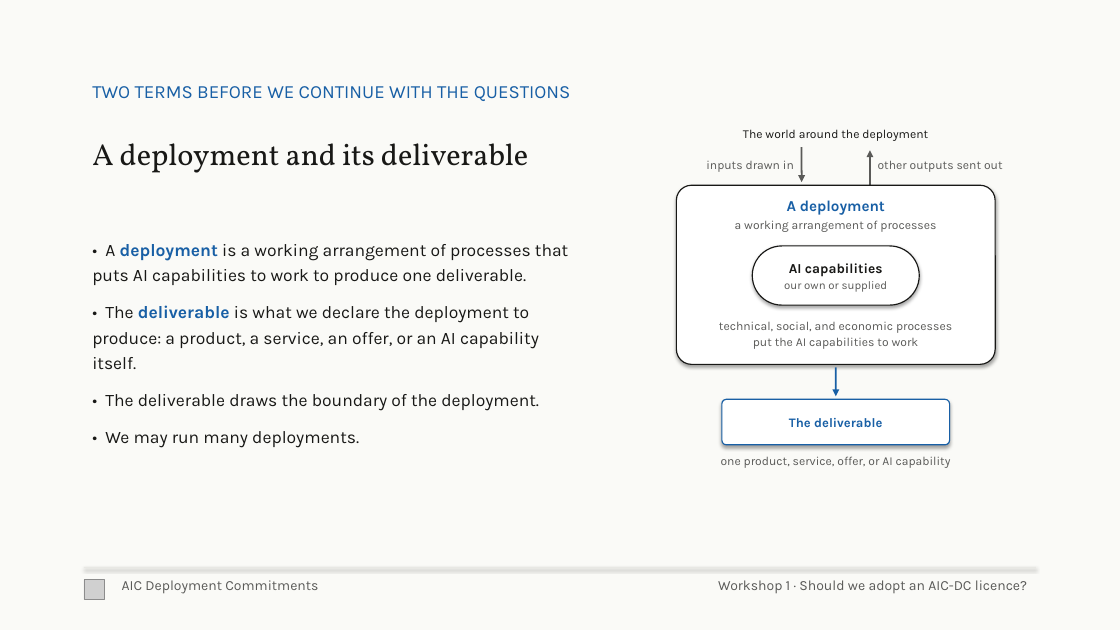
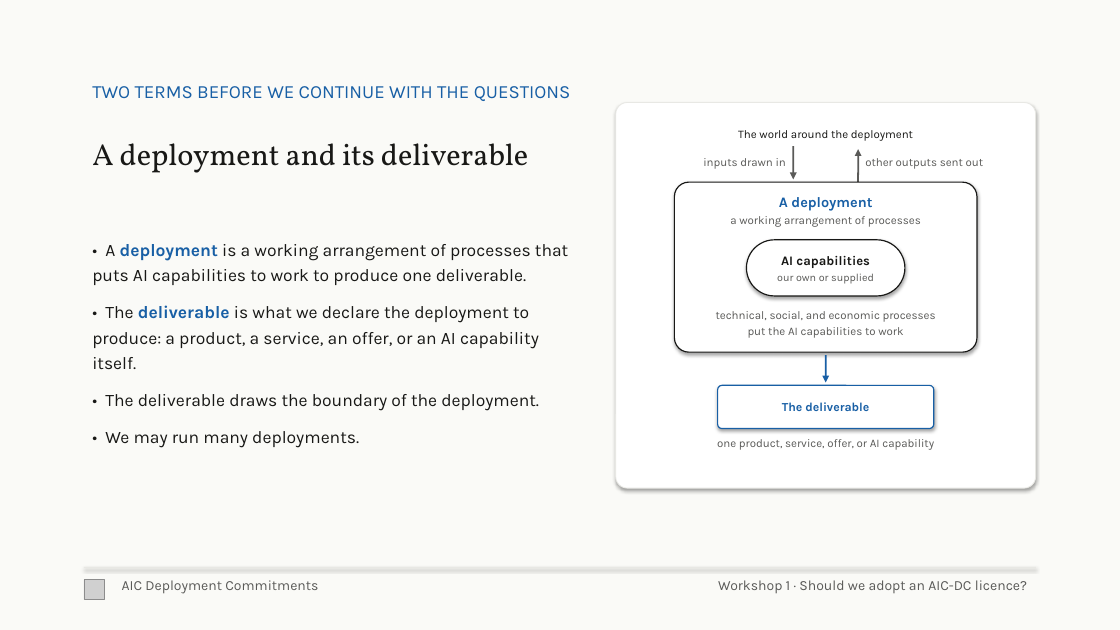
Before and after one commit to emlenartowicz/aic-dc-decks, a slide deck: slide 9 of chapter-5-1/chapter-5-1.odp. Drawn at 1120x630 pixels with LibreOffice and Linux fonts; fonts in the diff are those of the drawing; grey boxes stand for pictures. Boxes give left, top, right and bottom in pixels: in the first picture for what was removed or moved away, otherwise in the second. Text is boxed around its words. In the diff, an @@ line names an element or a change of style, - is before the commit and + after.

```diff
--- a/chapter-5-1/chapter-5-1.odp
+++ b/chapter-5-1/chapter-5-1.odp
@@ rounded rectangle added at (x1=616, y1=103, x2=1036, y2=488), fill #FFFFFF, outline #E8E8E4 0.74 pt @@
@@ arrow moved from (802, 147) - (802, 182) to (793, 146) - (793, 180) @@
@@ arrow moved from (870, 186) - (870, 150) to (859, 182) - (859, 149) @@
@@ text "other outputs sent out" moved from (x1=878, y1=160, x2=1003, y2=172) to (x1=865, y1=158, x2=984, y2=169) @@
@@ rounded rectangle resized from (x1=676, y1=186, x2=996, y2=365) to (x1=675, y1=182, x2=977, y2=352) @@
@@ text "A deployment" moved from (x1=787, y1=200, x2=885, y2=215) to (x1=779, y1=197, x2=872, y2=211) @@
@@ text "A deployment" at (x1=779, y1=197, x2=872, y2=211): size 13 to 12.4 pt @@
@@ rounded rectangle resized from (x1=753, y1=246, x2=920, y2=305) to (x1=747, y1=240, x2=906, y2=297) @@
@@ text "AI capabilities" moved from (x1=789, y1=263, x2=883, y2=277) to (x1=781, y1=256, x2=870, y2=268) @@
@@ text "AI capabilities" at (x1=781, y1=256, x2=870, y2=268): size 11.7 to 11.1 pt @@
@@ text "our own or supplied" moved from (x1=784, y1=281, x2=888, y2=292) to (x1=777, y1=273, x2=874, y2=284) @@
@@ text "our own or supplied" at (x1=777, y1=273, x2=874, y2=284): size 9.8 to 9.2 pt @@
@@ text "technical, social, and economic processes" moved from (x1=719, y1=321, x2=952, y2=333) to (x1=716, y1=311, x2=936, y2=322) @@
@@ text "put the AI capabilities to ..." moved from (x1=753, y1=337, x2=919, y2=349) to (x1=748, y1=327, x2=903, y2=338) @@
@@ arrow moved from (836, 367) - (836, 397) to (826, 355) - (826, 382) @@
@@ rounded rectangle resized from (x1=722, y1=399, x2=949, y2=444) to (x1=718, y1=386, x2=933, y2=429) @@
@@ text "The deliverable" moved from (x1=789, y1=418, x2=882, y2=427) to (x1=782, y1=402, x2=869, y2=411) @@
@@ text "The deliverable" at (x1=782, y1=402, x2=869, y2=411): size 11.1 to 10.5 pt @@
@@ size 10.4 to 9.9 pt in 7 elements at (x1=703, y1=158, x2=786, y2=169), (x1=738, y1=130, x2=913, y2=141), (x1=730, y1=216, x2=921, y2=227), (x1=865, y1=158, x2=984, y2=169), (x1=716, y1=311, x2=936, y2=322), (x1=748, y1=327, x2=903, y2=338), (x1=717, y1=439, x2=934, y2=450) @@
@@ text "one product, service, offer, or ..." moved from (x1=721, y1=456, x2=951, y2=468) to (x1=717, y1=439, x2=934, y2=450) @@
```
Also in this commit, not shown: 1 other slide changed, 3 other files.
